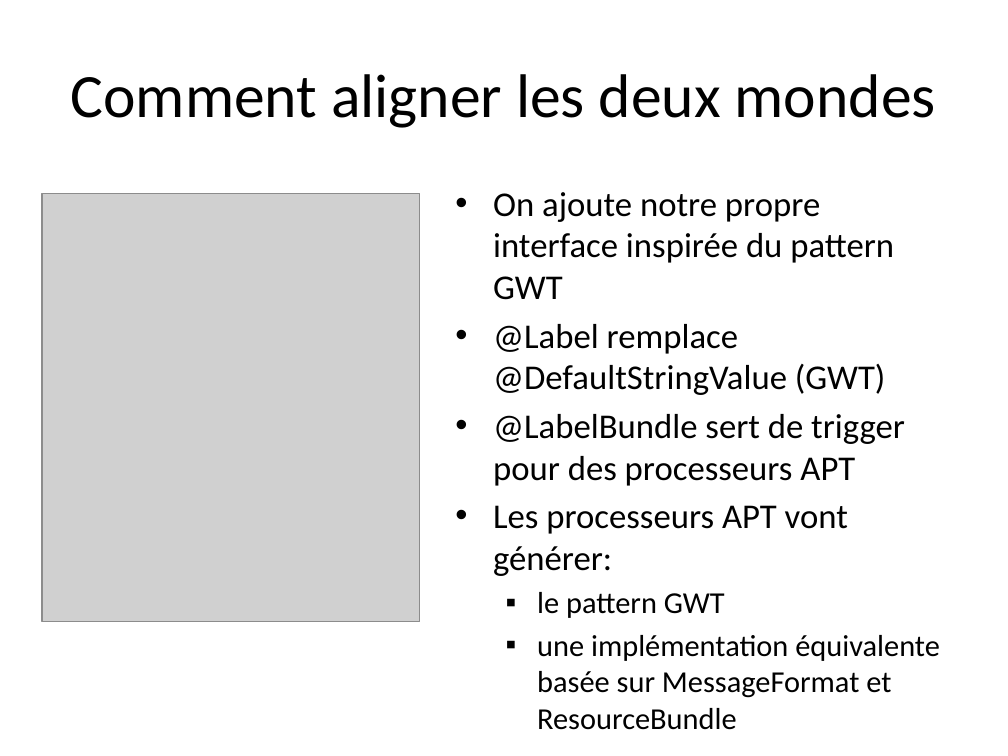
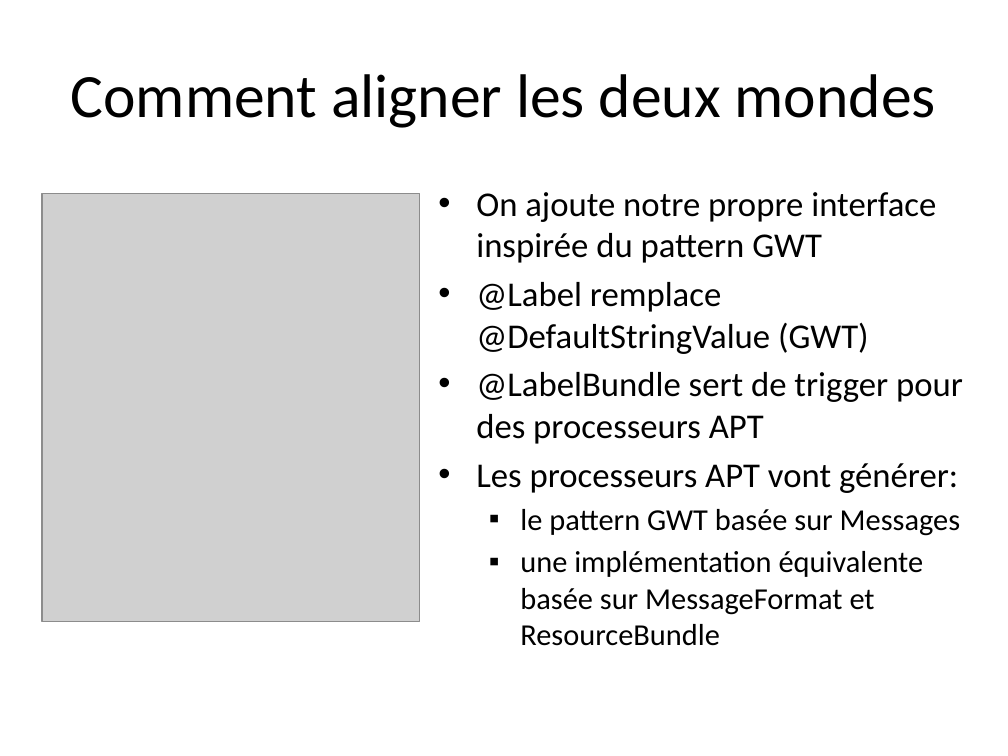
Before and after one commit to dbaeli/ez18n, a slide deck: slide 5 of ez18n-slides/ez18n_hands_on.pptx. Drawn at 1008x756 pixels with LibreOffice and Linux fonts; fonts in the diff are those of the drawing; grey boxes stand for pictures; background and template pictures are left out. Boxes give left, top, right and bottom in pixels: in the first picture for what was removed or moved away, otherwise in the second. Text is boxed around its words. In the diff, an @@ line names an element or a change of style, - is before the commit and + after.

```diff
--- a/ez18n-slides/ez18n_hands_on.pptx
+++ b/ez18n-slides/ez18n_hands_on.pptx
@@ text "On ajoute notre propre interface ...": place and size @@
-text "On ajoute notre propre interface ..." at (493,192,940,730)
+text "On ajoute notre propre interface ..." at (476,192,963,646)
@@ text at (520,509,960,536): text changed @@
-  ▪ le pattern GWT
+  ▪ le pattern GWT basée sur Messages
```
Also in this commit, not shown: 3 other slides changed.
